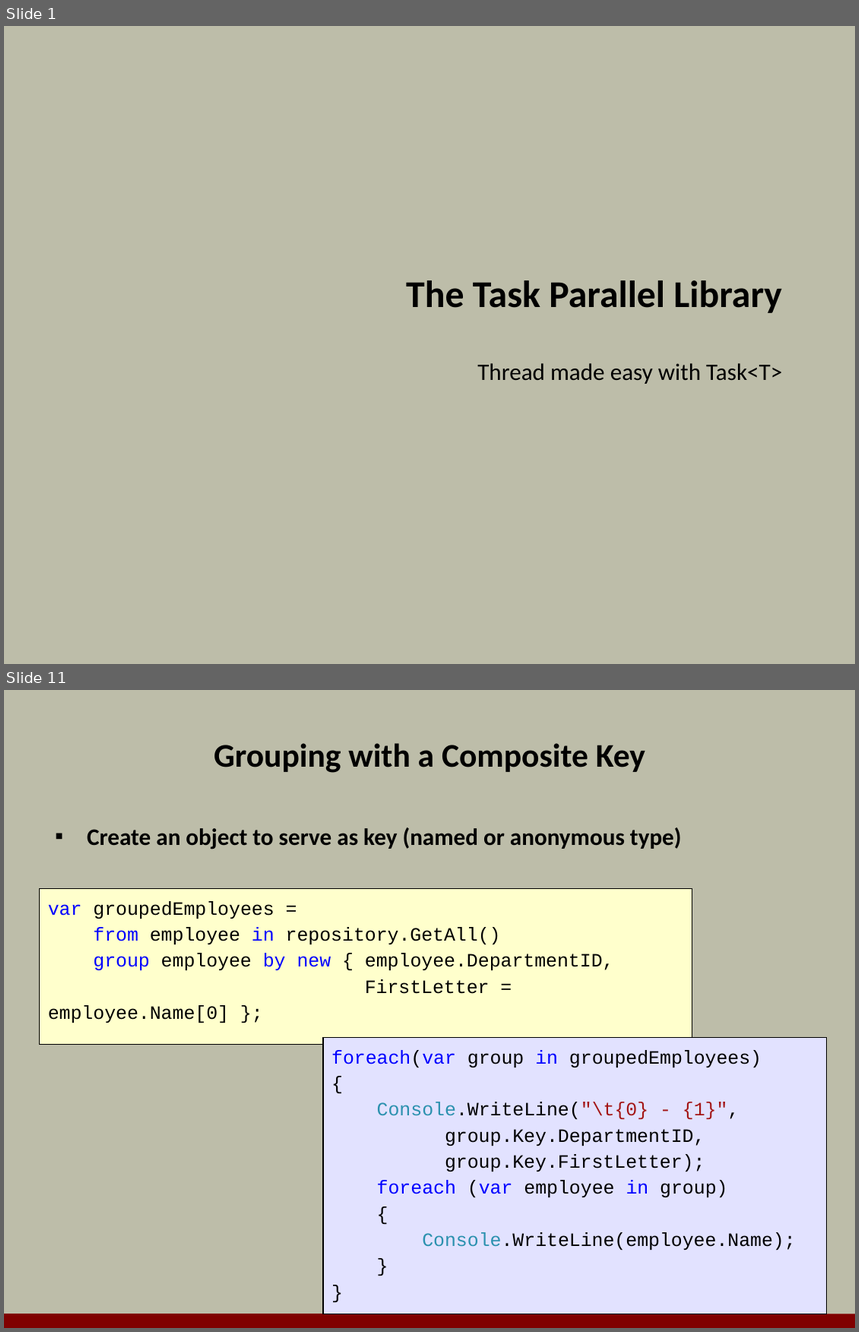
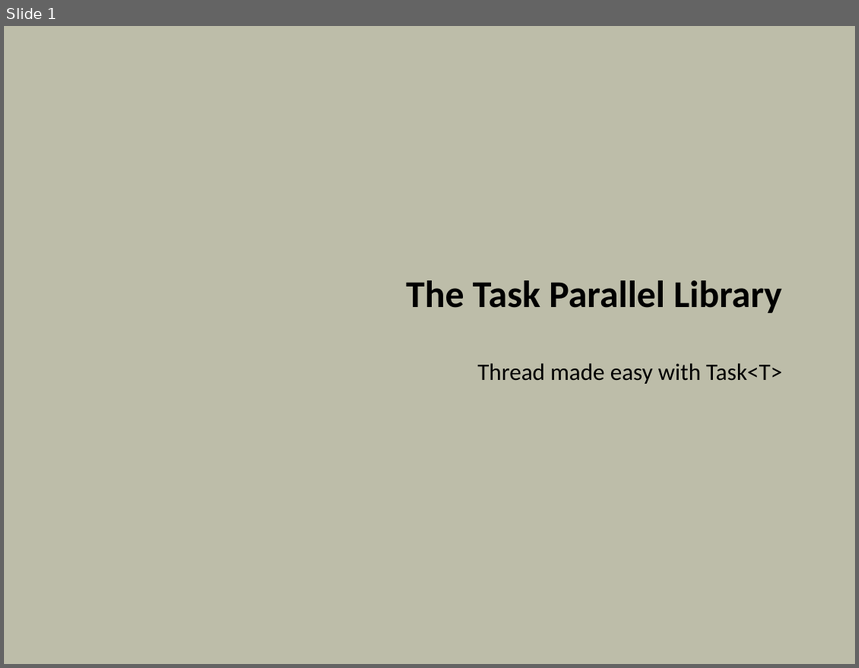
Before and after one commit to OdeToCode/classes, a slide deck: linq/slides/13_TPL.pptx. Shown one above the other, each under a label of ours: slides 1 and 11 before the commit, slide 1 after it; the slides between them are not shown. The pictures are 859x1332 and 859x668 pixels, drawn with LibreOffice and Linux fonts; fonts in the diff are those of the drawing; background and template pictures are left out. Boxes give left, top, right and bottom in pixels: in the first picture for what was removed or moved away, otherwise in the second. Text is boxed around its words. In the diff, an @@ line names an element or a change of style, - is before the commit and + after.

```diff
--- a/linq/slides/13_TPL.pptx
+++ b/linq/slides/13_TPL.pptx
@@ slide 11 removed at box(4, 690, 855, 1328), background #BDBDA9 @@
@@ title removed at box(214, 743, 645, 773) @@
-Grouping with a Composite Key
@@ text removed at box(87, 828, 682, 850) @@
-▪ Create an object to serve as key (named or anonymous type)
@@ rectangle removed at box(40, 888, 693, 1044) @@
-var groupedEmployees =
-from employee in repository.GetAll()
-group employee by new { employee.DepartmentID,
-FirstLetter = employee.Name[0] };
@@ rectangle removed at box(323, 1037, 827, 1314) @@
-foreach(var group in groupedEmployees)
-{
-Console.WriteLine("\t{0} - {1}",
-group.Key.DepartmentID,
-group.Key.FirstLetter);
-foreach (var employee in group)
-{
-Console.WriteLine(employee.Name);
-}
-}
@@ line removed from (4, 1321) to (855, 1322) @@
```
Also in this commit, not shown: 1 slide changed, 11 slides added, 24 other slides removed.
